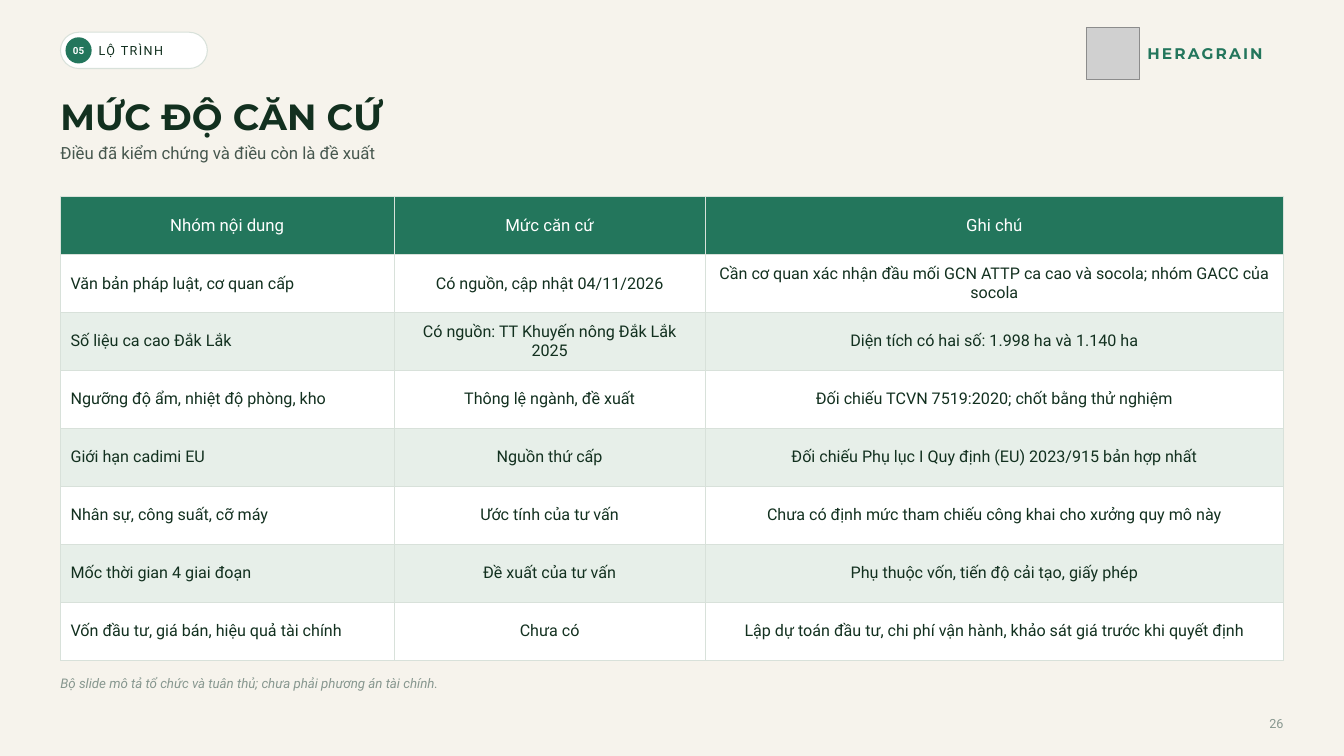
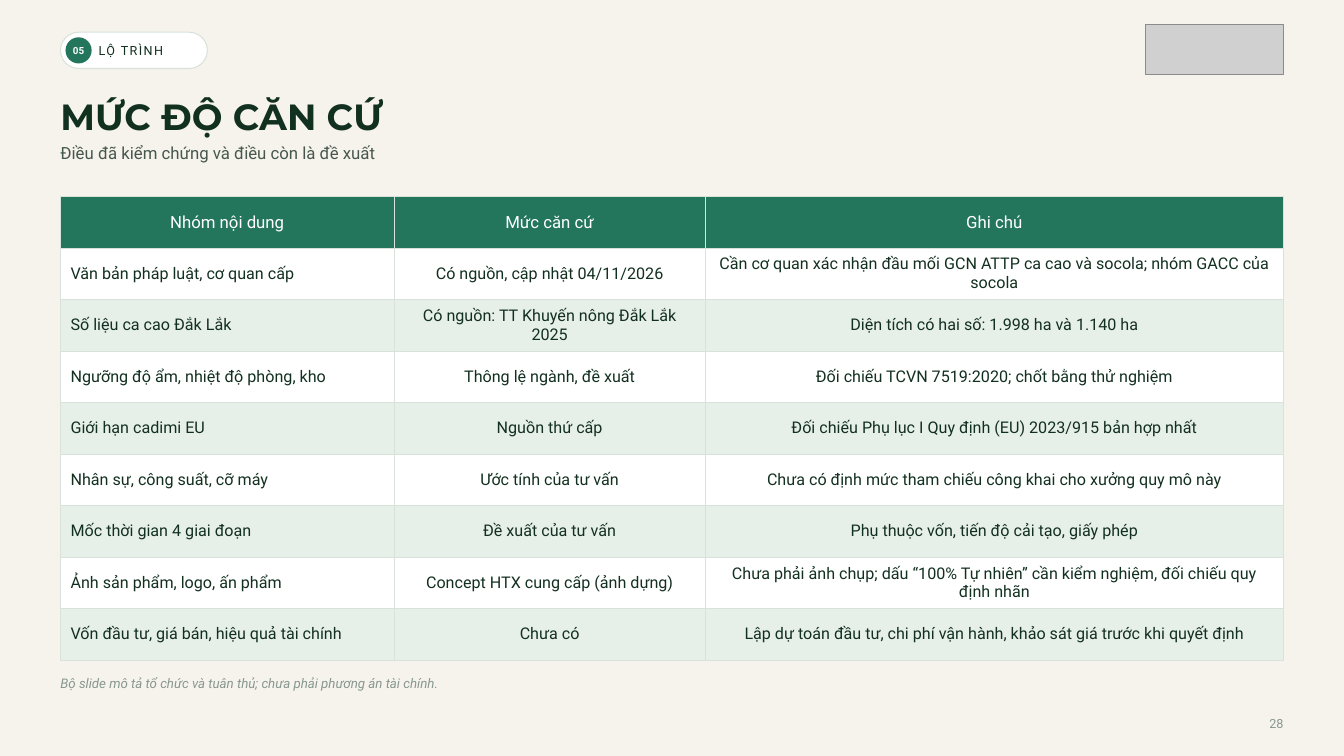
Before and after one commit to dakojsc-maker/ATL--DAKO, a slide deck: slide 28 of heragrain-cacao/2-tong-quan-bo-may/Heragrain-Cacao_Tong-quan-bo-may-quy-trinh-chung-nhan.pptx (slide 26 before the commit). Drawn at 1344x756 pixels with LibreOffice and Linux fonts; fonts in the diff are those of the drawing; grey boxes stand for pictures; background and template pictures are left out. Boxes give left, top, right and bottom in pixels: in the first picture for what was removed or moved away, otherwise in the second. Text is boxed around its words. In the diff, an @@ line names an element or a change of style, - is before the commit and + after.

```diff
--- a/heragrain-cacao/2-tong-quan-bo-may/Heragrain-Cacao_Tong-quan-bo-may-quy-trinh-chung-nhan.pptx
+++ b/heragrain-cacao/2-tong-quan-bo-may/Heragrain-Cacao_Tong-quan-bo-may-quy-trinh-chung-nhan.pptx
@@ picture removed at (x1=1087, y1=27, x2=1139, y2=80) @@
@@ picture added at (x1=1145, y1=24, x2=1284, y2=75) @@
@@ text removed at (x1=1147, y1=48, x2=1262, y2=59) @@
-HERAGRAIN
@@ table at (x1=60, y1=197, x2=1285, y2=660) @@
+row 8: Ảnh sản phẩm, logo, ấn phẩm | Concept HTX cung cấp (ảnh dựng) | Chưa phải ảnh chụp; dấu “100% Tự nhiên” cần kiểm nghiệm, đối chiếu quy định nhãn
```
Also in this commit, not shown: 26 other slides changed, 2 slides added, 32 other files.
